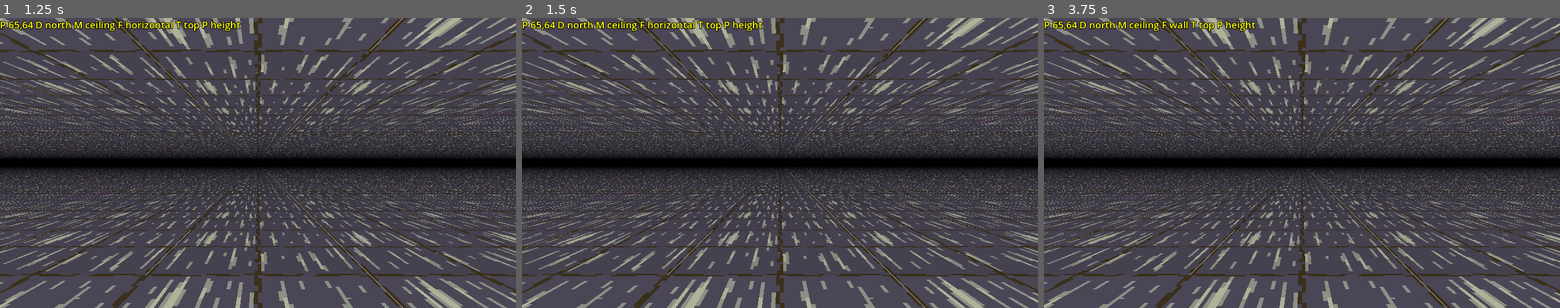
Above: before the commit, frames 1-3 (left to right).
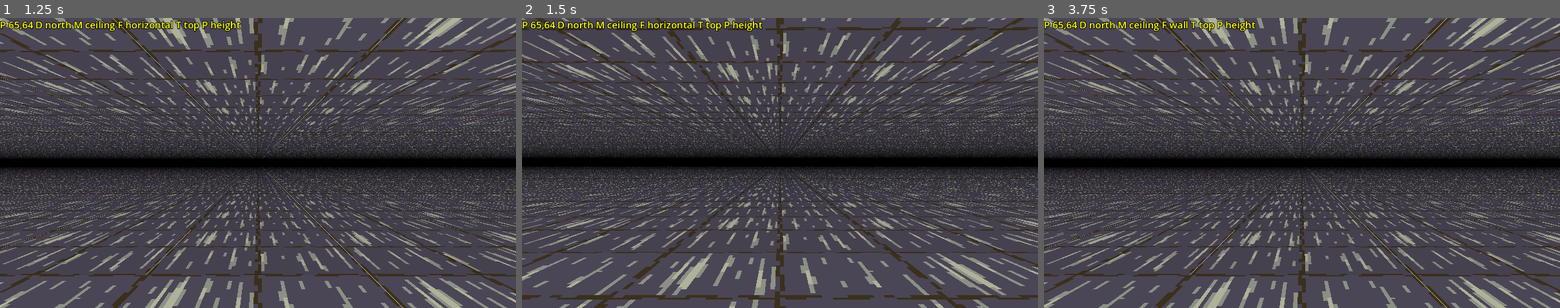
Above: after the commit, the same moments.

Repository: paulguy/3d-dungeon-test
Game: Godot game, scene res://game.tscn
Two runs of this game, one before a commit and one after it. Both use one fixed random seed, a clock stepped at 60 frames per second and the inputs below.
Inputs:
- Up to frame 1 (1.25 s): tap Enter at 0.5 s; hold D (strafe right) from 0.53 s (still down); tap J (dec parameter) at 0.6 s; tap N (get value) at 0.8 s
- Up to frame 2 (1.5 s): tap Space at 1.25 s; release D (strafe right) at 1.28 s; hold Z (down, bound only after the commit) from 1.28 s (still down); tap N (get value) at 1.35 s
- Up to frame 3 (3.75 s): tap K (inc parameter) at 1.55, 2.1 s; tap Enter at 2, 3.5 s; release Z (down, bound only after the commit) at 2.03 s; hold D (strafe right) 2.03-2.78 s; tap M (put value) at 2.3, 2.85 s; tap Space at 2.75 s; hold X (up, bound only after the commit) 2.78-3.53 s; tap J (dec parameter) at 3.05 s; hold A (strafe left) from 3.53 s (still down); tap I (cycle face) at 3.6 s

Frame 1 is identical in both runs. In frame 2, 34% of the frame differs, in the area x 0-100%, y 0-100%; in frame 3, nothing differs.

Commit message:
Bunch of improvements around save and load.
Big improvement is saving to a tempfile first, then copying over to the
new file when finished, which can prevent from overwriting with a broken
save that fails partway through.

Diff:
--- a/MapParameters.gd
+++ b/MapParameters.gd
@@ -9,8 +9,7 @@
 	FOG_COLOR_G = 5,
 	FOG_COLOR_B = 6,
 	FOG_POWER = 7,
-	EYE_HEIGHT = 8,
-	MAX_PARAMETER = 9
+	MAX_PARAMETER = 8
 }
 const GEOMETRY_PARAMETERS_MAX = OFFSET
 
@@ -32,8 +31,6 @@
 			return "fog color b"
 		FOG_POWER:
 			return "fog power"
-		EYE_HEIGHT:
-			return "eye height"
 
 	return "invalid"
 
--- a/game.gd
+++ b/game.gd
@@ -13,13 +13,13 @@
 var world_height : int = 128
 var fog_power : float = 0.5
 var fog_color : Color = Color(0.0, 0.0, 0.0)
+var textures : String = "textures"
 
 const CHANGE_SPEEDS : Array[Array] = [
 	[0.01, 0.1, 1.0],
 	[0.01, 0.1, 1.0],
 	[0.01, 0.1, 1.0],
 	[1.0/64.0, 1.0/8.0, 1.0],
-	[0.01, 0.1, 1.0],
 	[0.01, 0.1, 1.0],
 	[0.01, 0.1, 1.0],
 	[0.01, 0.1, 1.0],
@@ -90,9 +90,6 @@
 	elif parameter == MapParameters.FOG_POWER:
 		fog_power += amount
 		terrain.set_fog_power(fog_power)
-	elif parameter == MapParameters.EYE_HEIGHT:
-		eye_height += amount
-		terrain.set_eye_height(eye_height)
 
 func set_parameter(val : float):
 	var p : Vector2i = get_facing_pos()
@@ -110,9 +107,6 @@
 	elif parameter == MapParameters.FOG_POWER:
 		fog_power = val
 		terrain.set_fog_power(fog_power)
-	elif parameter == MapParameters.EYE_HEIGHT:
-		eye_height = val
-		terrain.set_eye_height(eye_height)
 
 func get_parameter() -> float:
 	var p : Vector2i = get_facing_pos()
@@ -126,12 +120,10 @@
 		return fog_color.b
 	elif parameter == MapParameters.FOG_POWER:
 		return fog_power
-	elif parameter == MapParameters.EYE_HEIGHT:
-		return eye_height
 	return 0.0
 
 func _ready():
-	terrain.set_texture(load("res://textures.png"))
+	terrain.set_texture(textures)
 	terrain.set_view(view_depth, $'Camera3D'.fov)
 	terrain.init_empty_world(Vector2i(world_width, world_height))
 	terrain.set_eye_height(eye_height)
@@ -175,7 +167,7 @@
 func do_save(mapname : String):
 	last_mapname = mapname
 
-	var err : Error = terrain.save_map(mapname,
+	var err : Error = terrain.save_map(mapname, textures,
 									   pos, dir,
 									   fog_color, fog_power,
 									   eye_height)
@@ -246,6 +238,7 @@
 func _process(_delta : float):
 	var update_pos : bool = false
 	var update_dir : bool = false
+	var update_eye_height : bool = false
 	var change_speed : int = 1
 
 	if text_entry_cb == NO_CB:
@@ -339,6 +332,17 @@
 		if Input.is_action_just_pressed(&'value_entry'):
 			set_text_entry_mode(do_store, "Value", str(stored))
 
+		if Input.is_action_just_pressed(&'up'):
+			eye_height += pow(10.0, change_speed - 2)
+			update_eye_height = true
+
+		if Input.is_action_just_pressed(&'down'):
+			eye_height -= pow(10.0, change_speed - 2)
+			update_eye_height = true
+
+		if update_eye_height:
+			terrain.set_eye_height(eye_height)
+
 		if update_status:
 			status()
 			update_status = false
--- a/project.godot
+++ b/project.godot
@@ -50,6 +50,16 @@
 "turn right"={
 "deadzone": 0.2,
 "events": [Object(InputEventKey,"resource_local_to_scene":false,"resource_name":"","device":-1,"window_id":0,"alt_press …(192 unchanged characters)…
+]
+}
+up={
+"deadzone": 0.2,
+"events": [Object(InputEventKey,"resource_local_to_scene":false,"resource_name":"","device":-1,"window_id":0,"alt_pressed":false,"shift_pressed":false,"ctrl_pressed":false,"meta_pressed":false,"pressed":false,"keycode":0,"physical_keycode":88,"key_label":0,"unicode":120,"location":0,"echo":false,"script":null)
+]
+}
+down={
+"deadzone": 0.2,
+"events": [Object(InputEventKey,"resource_local_to_scene":false,"resource_name":"","device":-1,"window_id":0,"alt_pressed":false,"shift_pressed":false,"ctrl_pressed":false,"meta_pressed":false,"pressed":false,"keycode":0,"physical_keycode":90,"key_label":0,"unicode":122,"location":0,"echo":false,"script":null)
 ]
 }
 "cycle mesh"={
--- a/terrain map.gd
+++ b/terrain map.gd
@@ -1,4 +1,6 @@
 extends Node3D
+
+const DEFAULT_TEXTURES : String = "res://textures.png"
 
 const MAP_VERSION : int = 0
 const MAP_LAYERS : Array[StringName] = [
@@ -134,8 +136,31 @@
 	for layer in MAP_LAYERS:
 		init_clear_texture(layer)
 
-func set_texture(texture):
-	terrain.set_texture(texture)
+func set_texture(texturename, reader = null, mapname = null):
+	var filename : String = "%s.png" % texturename
+	var image : Image = Image.new()
+	var err : Error
+
+	if reader != null:
+		if filename in reader.get_files():
+			err = image.load_png_from_buffer(reader.read_file())
+			if err != Error.OK:
+				# just continue...
+				print_debug("File %s exists in %s.zip but failed to load!" % [filename, mapname])
+				image = Image.new()
+
+		if image.get_data_size() == 0:
+			err = image.load("user://mods/%s/%s" % [mapname, filename])
+			if err != Error.OK:
+				image = Image.new()
+
+	if image.get_data_size() == 0:
+		err = image.load("res://%s" % filename)
+		if err != Error.OK:
+			err = image.load(DEFAULT_TEXTURES)
+			# don't bother to check, if it fails here, there's nothing more to do
+
+	terrain.set_texture(ImageTexture.create_from_image(image))
 
 func set_view(depth, fov):
 	terrain.set_view(depth, fov)
@@ -173,12 +198,23 @@
 
 	return Error.OK
 
-func save_map(mapname : String,
+const TEMPCHARS : String = "0123456789abcdefghijklmnopqrstuvwxyzABCDEFGHIJKLMNOPQRSTUVWXYZ"
+const TEMPNUMCHARS : int = 6
+
+func make_temp_filename(template : String) -> String:
+	var tempname : String = String(template)
+	for i in TEMPNUMCHARS:
+		tempname = "%s%s" % [tempname, TEMPCHARS[randi_range(0, len(TEMPCHARS) - 1)]]
+
+	return tempname
+
+func save_map(mapname : String, textures = null,
 			  pos = null, dir = null,
 			  fog_color = null, fog_power = null,
 			  eye_height = null) -> Error:
+	var tempname : String = make_temp_filename("%s-" % mapname)
 	var writer : ZIPPacker = ZIPPacker.new()
-	var err : Error = writer.open("user://%s.zip" % mapname)
+	var err : Error = writer.open("user://%s.zip" % tempname)
 	if err != Error.OK:
 		return err
 
@@ -235,6 +271,11 @@
 		if err != Error.OK:
 			return err
 
+	if textures != null:
+		err = write_string(writer, ("textures %s\n" % textures))
+		if err != Error.OK:
+			return err
+
 	err = writer.close_file()
 	if err != Error.OK:
 		return err
@@ -243,6 +284,11 @@
 		err = write_image(writer, layer)
 		if err != Error.OK:
 			return err
+
+	writer.close()
+
+	var userdir : DirAccess = DirAccess.open("user://")
+	userdir.rename("%s.zip" % tempname, "%s.zip" % mapname)
 
 	return Error.OK
 
@@ -259,6 +305,8 @@
 
 func load_map(mapname : String) -> Dictionary:
 	var pixelsize : int = Image.create_empty(1, 1, false, Image.FORMAT_RGBAF).get_data_size()
+
+	print(mapname)
 
 	var reader = ZIPReader.new()
 	var err = reader.open("user://%s.zip" % mapname)
@@ -280,6 +328,8 @@
 	var fog_power : float = -1.0
 	var has_eye_height : bool = false
 	var eye_height : float = 0.5
+	var has_textures : bool = false
+	var textures : String = ""
 
 	for line in info.split('\n', false):
 		var parts : PackedStringArray = line.split(' ', true, 1)
@@ -330,6 +380,10 @@
 			 len(parts) > 1 and \
 		   parts[1].is_valid_float():
 			eye_height = parts[1].to_float()
+		elif parts[0].to_lower() == "textures" and \
+			 len(parts) > 1:
+			textures = parts[1]
+			has_textures = true
 
 	if version != 0 or \
 	   (width == null or width < 1) or \
@@ -347,20 +401,30 @@
 		terrain.set_image(layer, images[layer])
 
 	var ret : Dictionary = {&'error': Error.OK}
-	if pos_x >= 0:
+	if pos_x >= 0 and pos_y >= 0:
 		ret[&'pos_x'] = pos_x
-	if pos_y >= 0:
 		ret[&'pos_y'] = pos_y
+		set_pos(Vector2i(pos_x, pos_y))
 	if dir >= 0:
 		ret[&'dir'] = dir
+		set_dir(dir)
 	if fog_power > 0.0:
 		ret[&'fog_power'] = fog_power
+		set_fog_power(fog_power)
 	if has_fog_color_r and has_fog_color_g and has_fog_color_b:
 		ret[&'fog_r'] = fog_color.r
 		ret[&'fog_g'] = fog_color.g
 		ret[&'fog_b'] = fog_color.b
+		set_fog_color(fog_color)
 	if has_eye_height:
 		ret[&'eye_height'] = eye_height
+		set_eye_height(eye_height)
+	if has_textures:
+		ret[&'textures'] = textures
+		print(mapname)
+		set_texture(textures, reader, mapname)
+
+	reader.close()
 
 	return ret
 
Binary file changed: textures.aseprite
Binary file changed: textures.png
